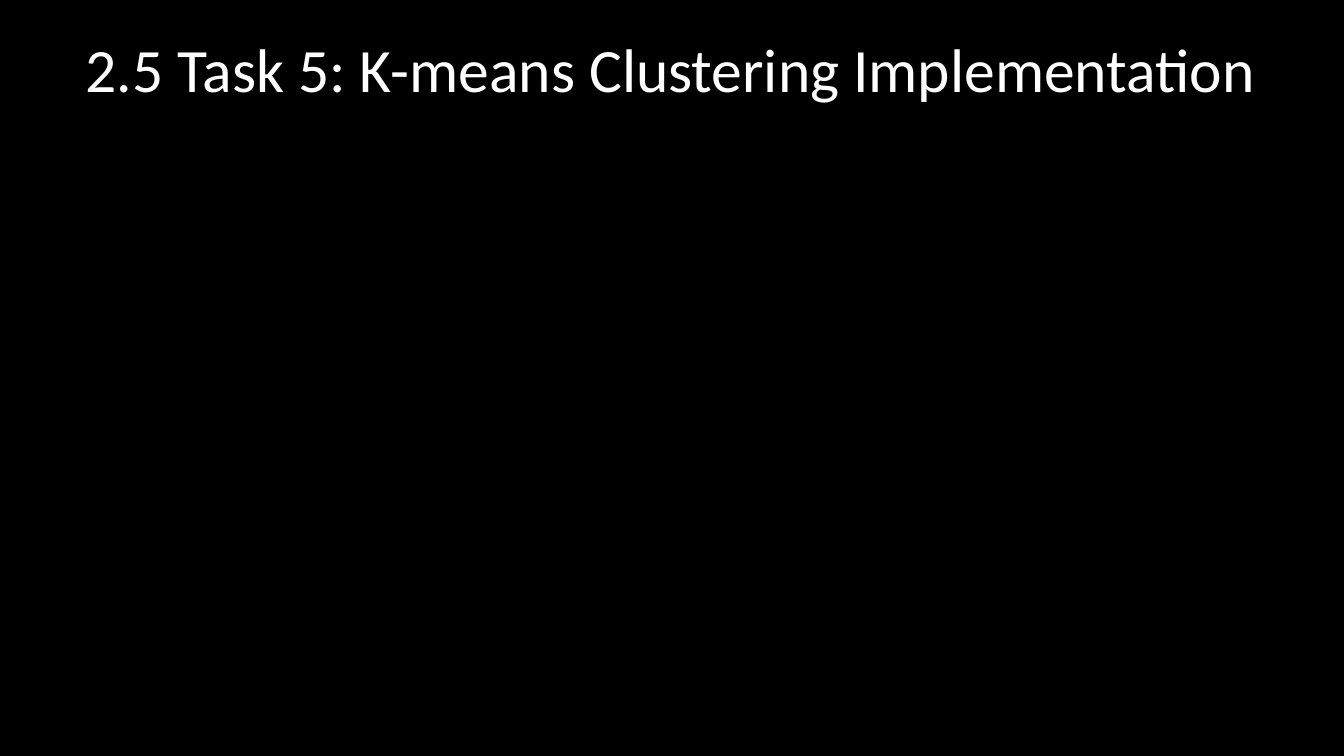
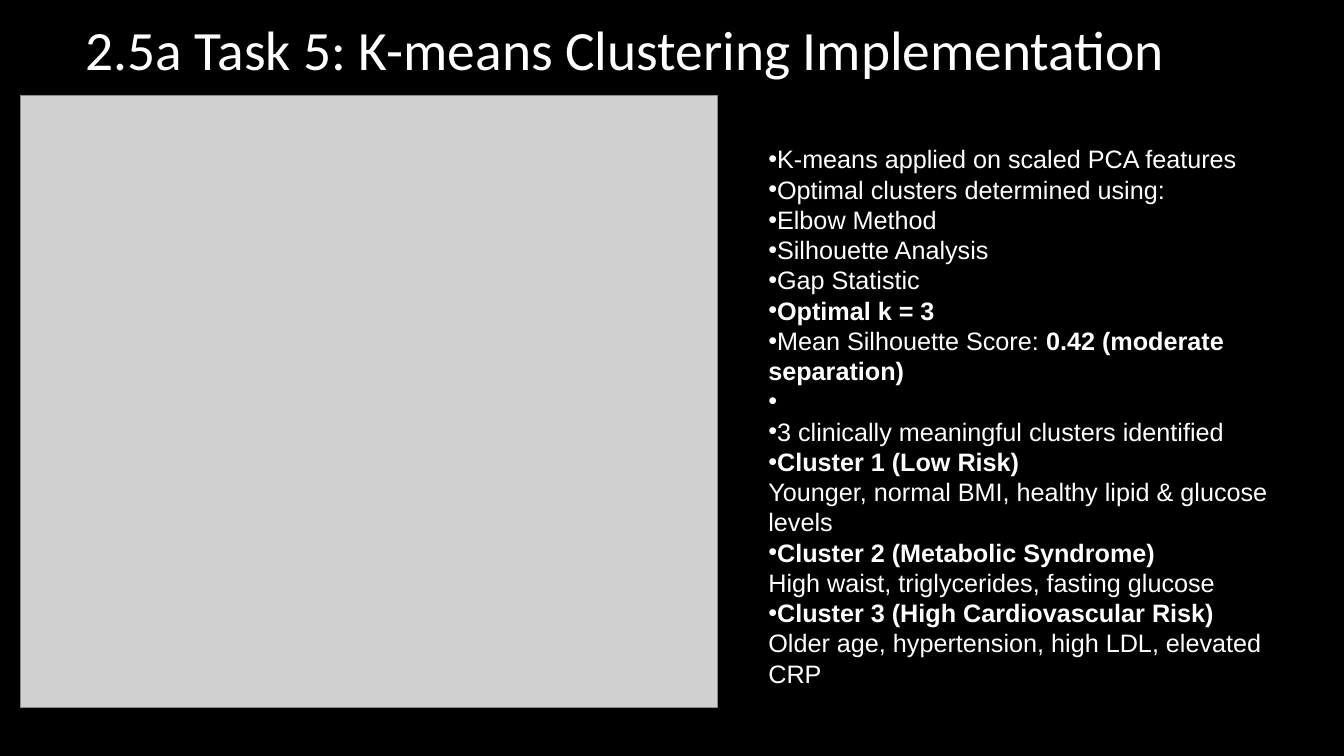
Before and after one commit to AlchymedSolutions/KIBIDI-MACHINE-LEARNING-PROJECTS-2026, a slide deck: slide 8 of ML USUPERVISED PYTHON.pptx. Drawn at 1344x756 pixels with LibreOffice and Linux fonts; fonts in the diff are those of the drawing; grey boxes stand for pictures; background and template pictures are left out. Boxes give left, top, right and bottom in pixels: in the first picture for what was removed or moved away, otherwise in the second. Text is boxed around its words. In the diff, an @@ line names an element or a change of style, - is before the commit and + after.

```diff
--- a/ML USUPERVISED PYTHON.pptx
+++ b/ML USUPERVISED PYTHON.pptx
@@ title at bbox=[86, 31, 1164, 80]: text changed; size 44 to 39.6 pt @@
-2.5 Task 5: K-means Clustering Implementation
+2.5a Task 5: K-means Clustering Implementation
@@ picture added at bbox=[20, 96, 717, 708] @@
@@ text added at bbox=[768, 149, 1267, 684], 18 pt, text #FFFFFF @@
+• K-means applied on scaled PCA features
+• Optimal clusters determined using:
+• Elbow Method
+• Silhouette Analysis
+• Gap Statistic
+• Optimal k = 3
+• Mean Silhouette Score: 0.42 (moderate separation)
+• 3 clinically meaningful clusters identified
+• Cluster 1 (Low Risk)
+  Younger, normal BMI, healthy lipid & glucose levels
+• Cluster 2 (Metabolic Syndrome)
+  High waist, triglycerides, fasting glucose
+• Cluster 3 (High Cardiovascular Risk)
+  Older age, hypertension, high LDL, elevated CRP
```
Also in this commit, not shown: 9 other slides changed, 4 slides added, 2 other files.
